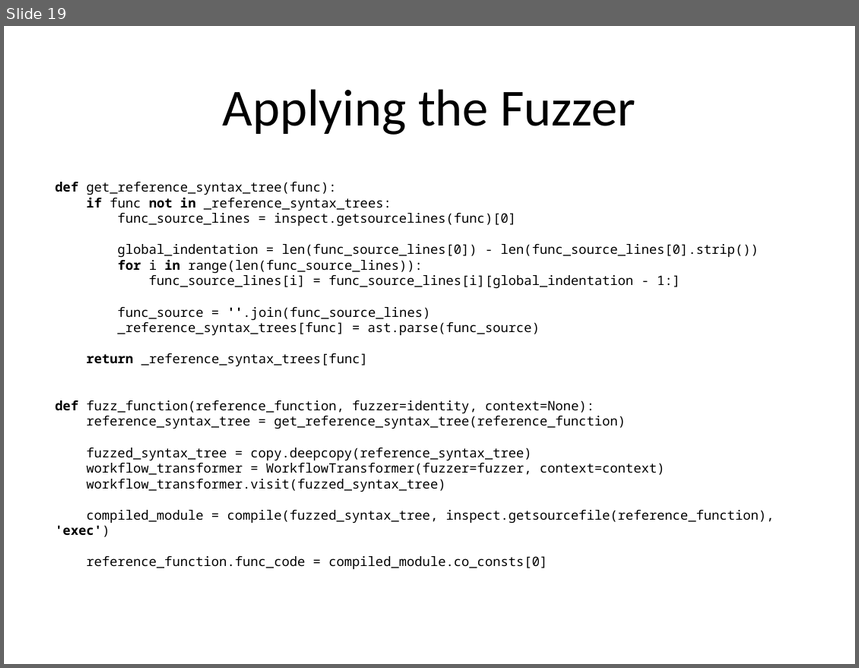
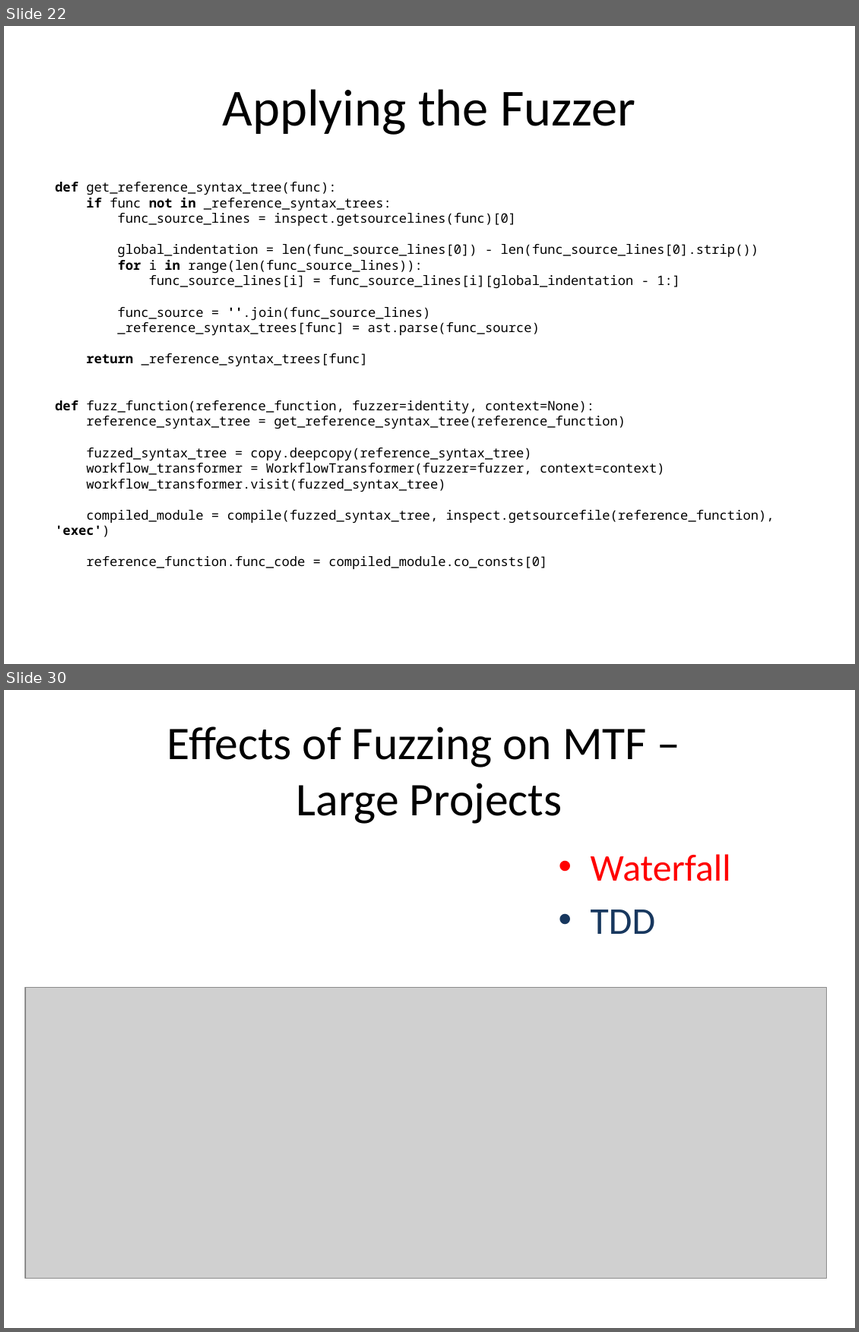
Before and after one commit to probablytom/fuzzi-moss-paper, a slide deck: Presentation.pptx. Shown one above the other, each under a label of ours: slide 19 before the commit, slides 22 and 30 after it; the slides between them are not shown. The pictures are 859x668 and 859x1332 pixels, drawn with LibreOffice and Linux fonts; fonts in the diff are those of the drawing; grey boxes stand for pictures. Boxes give left, top, right and bottom in pixels: in the first picture for what was removed or moved away, otherwise in the second. Text is boxed around its words. In the diff, an @@ line names an element or a change of style, - is before the commit and + after.

```diff
--- a/Presentation.pptx
+++ b/Presentation.pptx
@@ slide 30 added at bbox=[4, 690, 855, 1328], background #FFFFFF @@
@@ title added at bbox=[167, 726, 647, 824], 39.6 pt, text #000000 @@
+Effects of Fuzzing on MTF –
+Large Projects
@@ text added at bbox=[591, 854, 731, 934], 32 pt, text #FF0000 @@
+• Waterfall
+• TDD
@@ picture added at bbox=[25, 988, 827, 1279] @@
@@ what was slide 19 is now slide 22 @@
```
Also in this commit, not shown: 11 slides changed, 5 other slides added, 1 slide removed.
